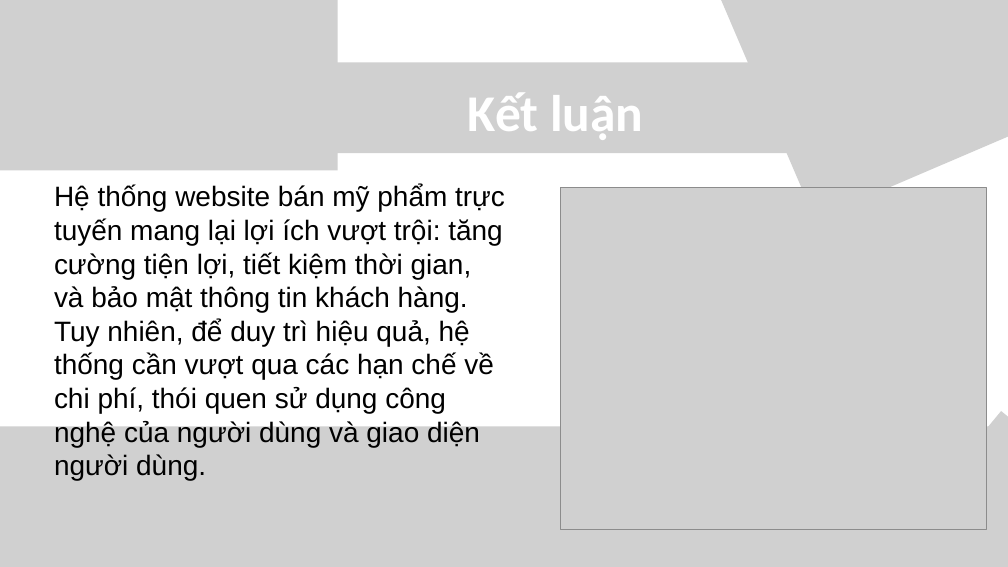
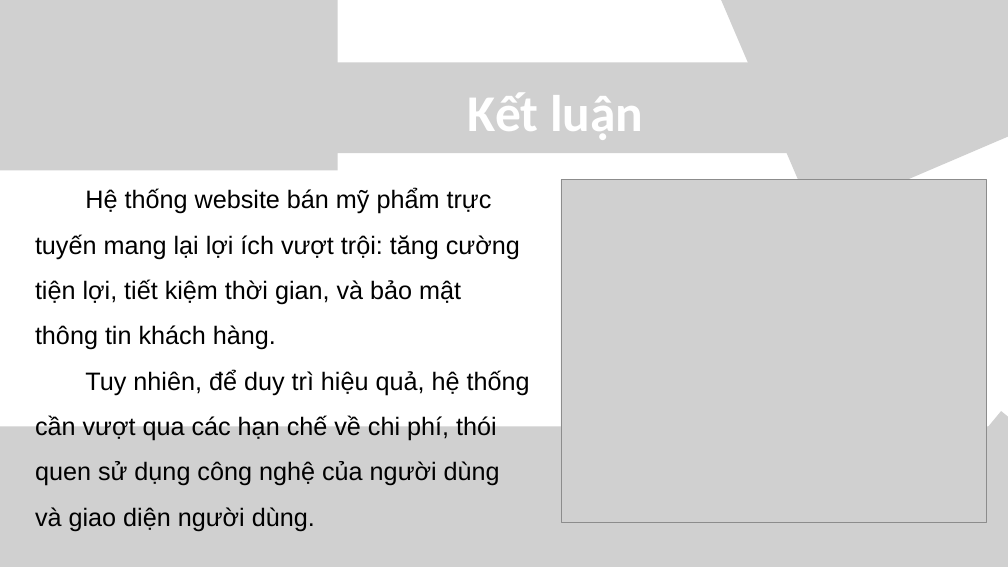
Before and after one commit to tuyethuetv/cn-da21ttb-latuyethue-xaydungwebsitebanmypham, a slide deck: slide 13 of thesis/abs/pwp.pptx. Drawn at 1008x567 pixels with LibreOffice and Linux fonts; fonts in the diff are those of the drawing; grey boxes stand for pictures; background and template pictures are left out. Boxes give left, top, right and bottom in pixels: in the first picture for what was removed or moved away, otherwise in the second. Text is boxed around its words. In the diff, an @@ line names an element or a change of style, - is before the commit and + after.

```diff
--- a/thesis/abs/pwp.pptx
+++ b/thesis/abs/pwp.pptx
@@ text "Hệ thống website bán mỹ ..." moved from (x1=54, y1=185, x2=505, y2=480) to (x1=35, y1=188, x2=530, y2=531) @@
@@ text "Hệ thống website bán mỹ ..." at (x1=35, y1=188, x2=530, y2=531): size 40 to 36 pt; line spacing 1 to 1.5 @@
@@ picture moved from (x1=560, y1=187, x2=986, y2=530) to (x1=561, y1=179, x2=987, y2=522) @@
```
Also in this commit, not shown: 10 other slides changed, 1 other file.
